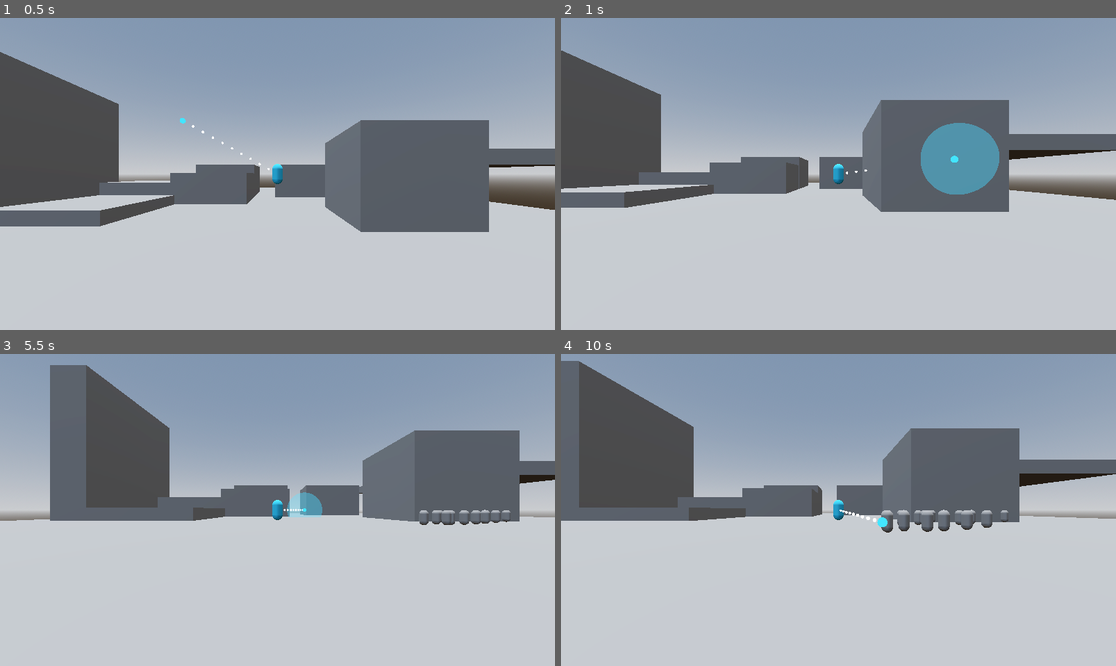
Above: before the commit, frames 1-4 (two rows, left to right).
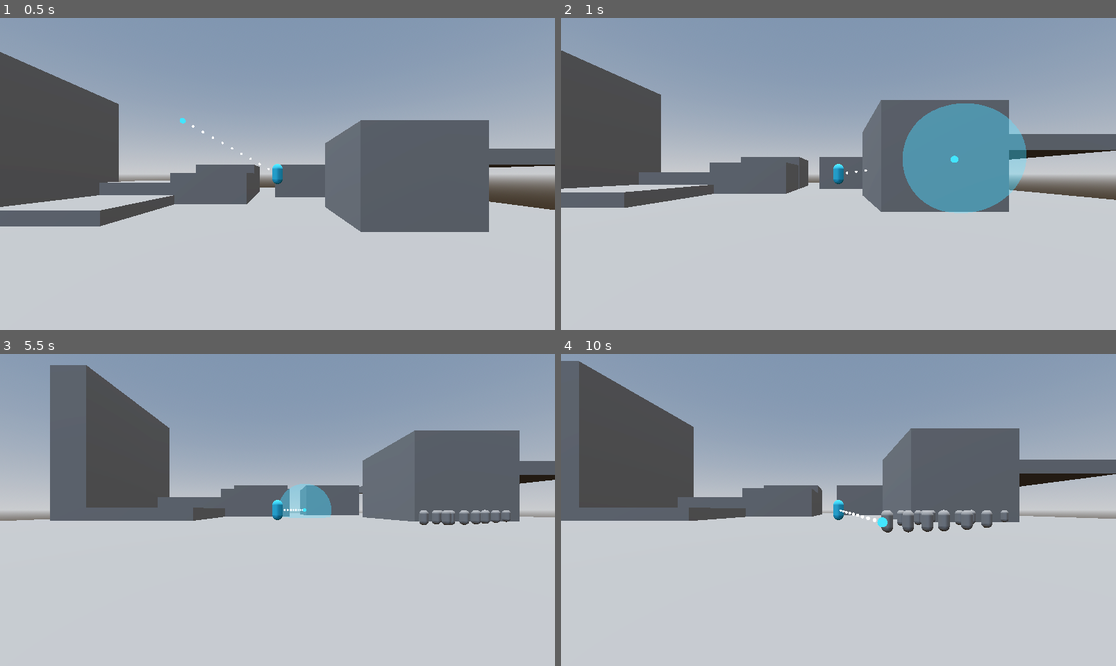
Above: after the commit, the same moments.

Repository: bobinskee/Brickmin-Discovery
Game: Godot game, scene res://test_level.tscn
Same seed, same stepped clock (60 frames per second), same inputs: the game is played once before the commit and once after it.
Inputs (mouse positions are in pixels of both pictures, inside the frame that each line leads up to):
- Up to frame 1 (0.5 s): no input
- Up to frame 2 (1 s): move the mouse to (960, 158) at 0.52 s; hold D (move_right) from 0.53 s (still down); hold F from 0.53 s (still down); click (960, 158) at 0.6 s; tap Space (jump) at 0.77 s
- Up to frame 3 (5.5 s): tap Space (jump) at 1.07, 1.52, 1.55, 1.82, 2.1, 3.02, 3.32, 3.77, 3.8, 4.07, 4.52, 4.82 s; move the mouse to (166, 525) at 1.27 s; release D (move_right) at 1.28 s; release F at 1.28 s; hold S (move_down) 1.28-2.03 s; tap F at 1.35, 3.05 s; click (166, 525) at 1.42 s; move the mouse to (333, 441) at 2.02 s; hold D (move_right) 2.03-2.78 s; click (333, 441) at 2.3 s; move the mouse to (249, 572) at 2.77 s; hold W (move_up) 2.78-3.53 s; tap Q (disband) at 2.85 s; click (249, 572) at 2.92 s; move the mouse to (444, 556) at 3.52 s; hold 1 (pressed_1) 3.53-4.28 s; hold A (move_left) 3.53-5.03 s; click (444, 556) at 3.67 s; move the mouse to (111, 463) at 4.27 s; tap E (swarm) at 4.35 s; click (111, 463) at 4.55 s; move the mouse to (305, 510) at 5.02 s; hold S (move_down) from 5.03 s (still down); hold F from 5.03 s (still down); click (305, 510) at 5.1 s
- Up to frame 4 (10 s): move the mouse to (755, 432) at 5.77 s; release S (move_down) at 5.78 s; release F at 5.78 s; hold D (move_right) 5.78-6.53 s; tap F at 5.85, 7.35, 9.8 s; click (755, 432) at 5.92 s; tap Space (jump) at 6.02, 6.05, 6.32, 6.77, 7.07, 7.52, 7.82, 8.1, 9.02, 9.32, 9.77 s; move the mouse to (960, 494) at 6.52 s; hold W (move_up) 6.53-7.28 s; click (960, 494) at 6.6 s; move the mouse to (727, 525) at 7.27 s; hold D (move_right) 7.28-8.03 s; click (727, 525) at 7.42 s; move the mouse to (894, 441) at 8.02 s; hold S (move_down) 8.03-8.78 s; click (894, 441) at 8.17 s; move the mouse to (810, 572) at 8.77 s; hold A (move_left) 8.78-9.53 s; tap Q (disband) at 8.85 s; click (810, 572) at 9.05 s; move the mouse to (1005, 556) at 9.52 s; hold W (move_up) from 9.53 s (still down); hold 1 (pressed_1) from 9.53 s (still down); click (1005, 556) at 9.67 s

Frame 1 is identical in both runs. In frame 2, 3.6% of the frame differs, in the area x 61-84%, y 27-63%; in frame 3, 0.4%; in frame 4, less than 0.1%.

Commit message:
Consolidated call_dot.gd into cursor.gd.

Diff:
--- a/brickmintest/cursor/call_dot.gd
+++ /dev/null
@@ -1,50 +0,0 @@
-extends Node3D
-
-@onready var player = $"../../.."
-@onready var pointer = $".."
-@onready var calldot_mesh = $CallDotMesh
-
-var cur_radius: float = 0.01
-var max_radius:float = 10.0
-
-var calling: bool = false
-
-func _input(_event: InputEvent) -> void:
-	if Input.is_key_pressed(KEY_F):
-		calling = true
-
-	else:
-		calling = false
-
-func _physics_process(delta: float) -> void:
-
-	if calling:
-
-		cur_radius = move_toward(cur_radius, max_radius/pointer.scale.x, delta * 20)
-
-		var hitbubble_shape = SphereShape3D.new()
-		hitbubble_shape.radius = cur_radius/2
-
-		var call_hitbubble = PhysicsShapeQueryParameters3D.new()
-		call_hitbubble.shape = hitbubble_shape
-		call_hitbubble.transform = pointer.transform
-		call_hitbubble.collision_mask = 4 #idk why this corresponds to layer 3 but whatever
-
-		var any_called = get_world_3d().direct_space_state.intersect_shape(call_hitbubble)
-
-		for i in any_called:
-			var who_was_called = i["collider"]
-			if who_was_called.is_in_group("brickmin"):
-				#who_was_called.leader = $"../../../Body/CharacterBody3D"
-				who_was_called.leader = $"../../.."
-				who_was_called.state = load("res://brickmin/brickmin_states/follow_state.tres")
-				who_was_called.t = 0.0
-				who_was_called.being_called = true
-
-	else:
-		cur_radius = 0.01
-
-
-func _process(_delta: float) -> void:
-	pass
-	calldot_mesh.scale = Vector3.ONE * cur_radius
--- a/brickmintest/cursor/cursor.gd
+++ b/brickmintest/cursor/cursor.gd
@@ -1,11 +1,13 @@
 extends Node3D
 ## 4/12/26
 ## Handles the cursor, which is the little dot that follows
-## the mouse, and the landing visual, which is the little
+## the mouse, the landing visual, which is the little
 ## graphic that follows under the cursor or onto surfaces
-## that are being intersected. The logic and calculations
-## are done in _physics_process, but the actual
-## global_position setting is done in _process.
+## that are being intersected, and the calldot, which is
+## what calls Brickmin into your squad.
+## The logic and calculations are done in _physics_process,
+## but the actual global_position and mesh transforming
+## is done in _process.
 
 #region Variables
 
@@ -17,8 +19,21 @@
 @onready var player = $".." #The player themself.
 @onready var input_handler = $"../InputHandler" #Get some inputs.
 @onready var testmesh = $"../MeshInstance3D"
+@onready var calldot = $Pointer/CallDot/CallDotMesh
 
 @export var max_range: float = 20.0 #How far the cursor can go.
+@export var max_rad:float = 7.5 #How big the calldot can get.
+@export var grow_speed: float = 20.0 #How fast the calldot grows.
+
+#The shape the calldot hitball will use.
+var calldot_shape := SphereShape3D.new()
+
+#The actual calldot hitball. Used for calling Brickmin.
+#(Literally a hitbox but a ball lol).
+var calldot_hitball := PhysicsShapeQueryParameters3D.new()
+
+#The current radius of the calldot shape.
+var curr_rad: float = 0.0
 
 #How far to look under the pointer for if there's ground.
 var look_down: Vector3 = Vector3.DOWN * 50
@@ -41,11 +56,13 @@
 
 func _input(_event: InputEvent) -> void:
 	#Only for testing.
+	#Will be deleted when done testing.
 	if Input.is_action_pressed("pressed_1"):
 		BrickminManager._spawn_min(player, pointer.global_position, get_tree().current_scene)
 
-func _physics_process(_delta: float) -> void:
-	## Do 3 raycasts, then a bunch of if-statements.
+func _physics_process(delta: float) -> void:
+	## Do 3 raycasts, then a bunch of if-statements, and
+	## stuff for calling Brickmin.
 	## No actual object positions are set here since the
 	## objects are all just visualizers.
 
@@ -184,6 +201,60 @@
 
 	#endregion
 
+	#region Calling Brickmin
+
+	#If the player is calling...
+	if input_handler.player_calling:
+
+		#Increase the current radius to the maximum radius size. Its
+		#growth speed is delta times the growth speed.
+		curr_rad = move_toward(curr_rad, max_rad, delta * grow_speed)
+
+		#The radius of the calldot shape is set to the current radius.
+		calldot_shape.radius = curr_rad
+
+		#The actual hitball has its shape, transform (positioning),
+		#and collision mask set.
+		#Had to make a custom function become I'm a lazy chud who
+		#doesn't feel like dealing with deciphering binary layer
+		#masks lol.
+		calldot_hitball.shape = calldot_shape
+		calldot_hitball.transform.origin = physics_pos_pointer
+		calldot_hitball.collision_mask = General._set_mask(3)
+
+		#Check if anything collided with the hitball.
+		var called = get_world_3d().direct_space_state.intersect_shape(calldot_hitball)
+
+		#For all the things that collided with the hitball...
+		for i in called:
+
+			#Make a variable out of the current iteration.
+			var who_was_called = i["collider"]
+
+			#If the current iteration is a Brickmin...
+			if who_was_called.is_in_group("brickmin"):
+
+				#make the leader the player that called them,
+				who_was_called.leader = player
+
+				#put them into the follow state,
+				who_was_called.state = load("res://brickmin/brickmin_states/follow_state.tres")
+
+				#zero their t (as a safety measure)
+				#(This is for when they're in throw state or
+				#gap jump state),
+				who_was_called.t = 0.0
+
+				#and make their being_called variable true.
+				who_was_called.being_called = true
+
+	#Otherwise, player isn't calling.
+	else:
+		#Keep the current radius at 0.
+		curr_rad = 0.0
+
+	#endregion
+
 func _process(_delta: float) -> void:
 	## This is for the visuals-side of the cursor.
 	## _process is dependent on your device framerate and not the 60fps
@@ -205,3 +276,8 @@
 	#physics positions.
 	pointer.global_position = physics_pos_pointer
 	land_vis.global_position = physics_pos_landvis
+
+	#Set the calldot mesh scale to whatever the current radius is.
+	#Vector3.ONE is just to make a Vector3 with all floats equal to
+	#the current radius.
+	calldot.scale = Vector3.ONE * curr_rad
--- a/brickmintest/general.gd
+++ b/brickmintest/general.gd
@@ -13,3 +13,6 @@
 	var l1 = middle + (time * (end - middle))
 
 	return l0 + (time * (l1 - l0))
+
+func _set_mask(layer: int) -> int:
+	return 1 << (layer - 1)
--- a/brickmintest/player.tscn
+++ b/brickmintest/player.tscn
@@ -3,7 +3,6 @@
 [ext_resource type="Script" uid="uid://cnn7uimbv4ysi" path="res://player/player_body.gd" id="2_dw050"]
 [ext_resource type="Script" uid="uid://d1w53j3pro57m" path="res://cursor/cursor.gd" id="3_hqtel"]
 [ext_resource type="Script" uid="uid://dvf3whhcan7l" path="res://player/camera_angle.gd" id="3_sweqy"]
-[ext_resource type="Script" uid="uid://btde2ji4sji2" path="res://cursor/call_dot.gd" id="4_1jxqw"]
 [ext_resource type="Script" uid="uid://bvs5htry233u6" path="res://cursor/cursor_line.gd" id="5_sweqy"]
 [ext_resource type="Texture2D" uid="uid://c8osyow87bl63" path="res://cursor/textures/kot_cursor2.png" id="6_1jxqw"]
 [ext_resource type="Script" uid="uid://dyk16kt15ynqd" path="res://general.gd" id="6_2hs0m"]
@@ -25,6 +24,55 @@
 no_depth_test = true
 shading_mode = 0
 albedo_color = Color(0.21960784, 0.8039216, 1, 1)
+
+[sub_resource type="GDScript" id="GDScript_dw050"]
+script/source = "extends Node3D
+\"\"\"
+@onready var player = $\"../../..\"
+@onready var pointer = $\"..\"
+@onready var calldot_mesh = $CallDotMesh
+@onready var input_handler = $\"../../../InputHandler\"
+
+var curr_rad: float = 0.01
+var max_rad:float = 10.0
+
+var calldot_shape := SphereShape3D.new()
+var calldot := PhysicsShapeQueryParameters3D.new()
+
+func _physics_process(delta: float) -> void:
+
+	#region Calling Brickmin
+
+	if input_handler.player_calling:
+
+		curr_rad = move_toward(curr_rad, max_rad/pointer.scale.x, delta * 20)
+
+		calldot_shape.radius = curr_rad
+
+		calldot.shape = calldot_shape
+		calldot.transform.origin = pointer.global_position
+		calldot.collision_mask = General._set_mask(3)
+
+		var any_called = get_world_3d().direct_space_state.intersect_shape(calldot)
+
+		for i in any_called:
+			var who_was_called = i[\"collider\"]
+			if who_was_called.is_in_group(\"brickmin\"):
+				who_was_called.leader = $\"../../..\"
+				who_was_called.state = load(\"res://brickmin/brickmin_states/follow_state.tres\")
+				who_was_called.t = 0.0
+				who_was_called.being_called = true
+
+	else:
+		curr_rad = 0.01
+
+	#endregion
+
+func _process(_delta: float) -> void:
+	#pass
+	calldot_mesh.scale = Vector3.ONE * curr_rad
+\"\"\"
+"
 
 [sub_resource type="SphereMesh" id="SphereMesh_1jxqw"]
 
@@ -84,7 +132,7 @@
 
 [node name="CallDot" type="Node3D" parent="Cursor/Pointer" unique_id=1495129225]
 physics_interpolation_mode = 1
-script = ExtResource("4_1jxqw")
+script = SubResource("GDScript_dw050")
 
 [node name="CallDotMesh" type="MeshInstance3D" parent="Cursor/Pointer/CallDot" unique_id=1769789398]
 physics_interpolation_mode = 1
--- a/brickmintest/player/input_handler.gd
+++ b/brickmintest/player/input_handler.gd
@@ -21,6 +21,7 @@
 
 #Specific self-explanatory player action booleans.
 var player_jump: bool = false #external
+var player_calling: bool = false #external
 var player_swarming: bool = false #external
 var player_aiming: bool = false #external
 var holding_RMB: bool = false
@@ -46,6 +47,11 @@
 		player_swarming = true
 	else:
 		player_swarming = false
+
+	if Input.is_key_pressed(KEY_F):
+		player_calling = true
+	else:
+		player_calling = false
 
 	if event.is_action_released("throw"):
 		player_throw.emit()
Not shown, removed: brickmintest/cursor/call_dot.gd.uid
